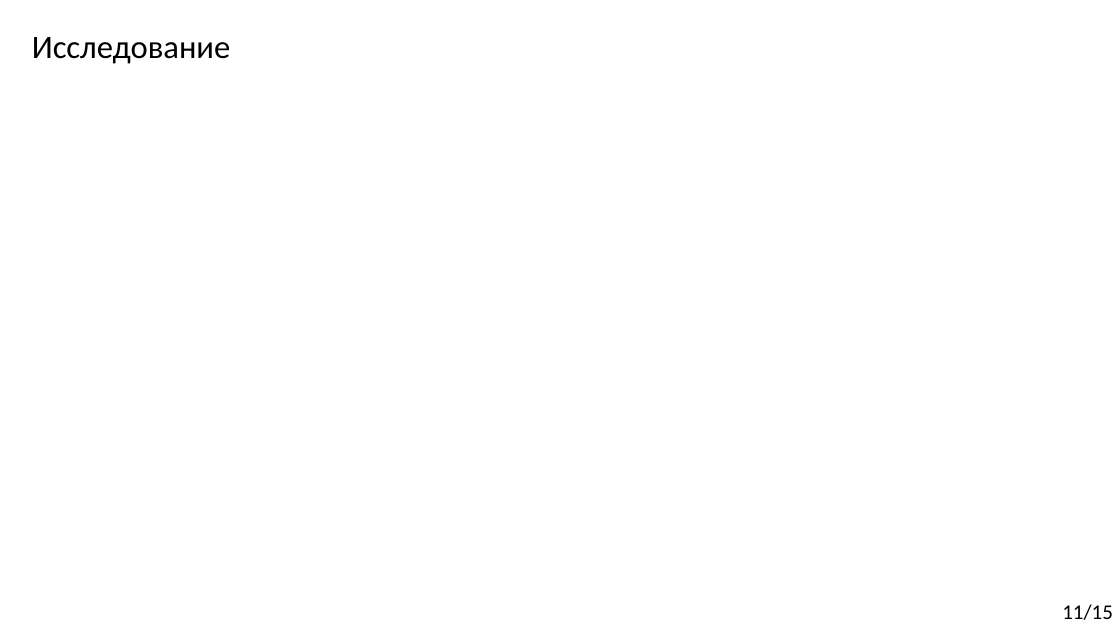
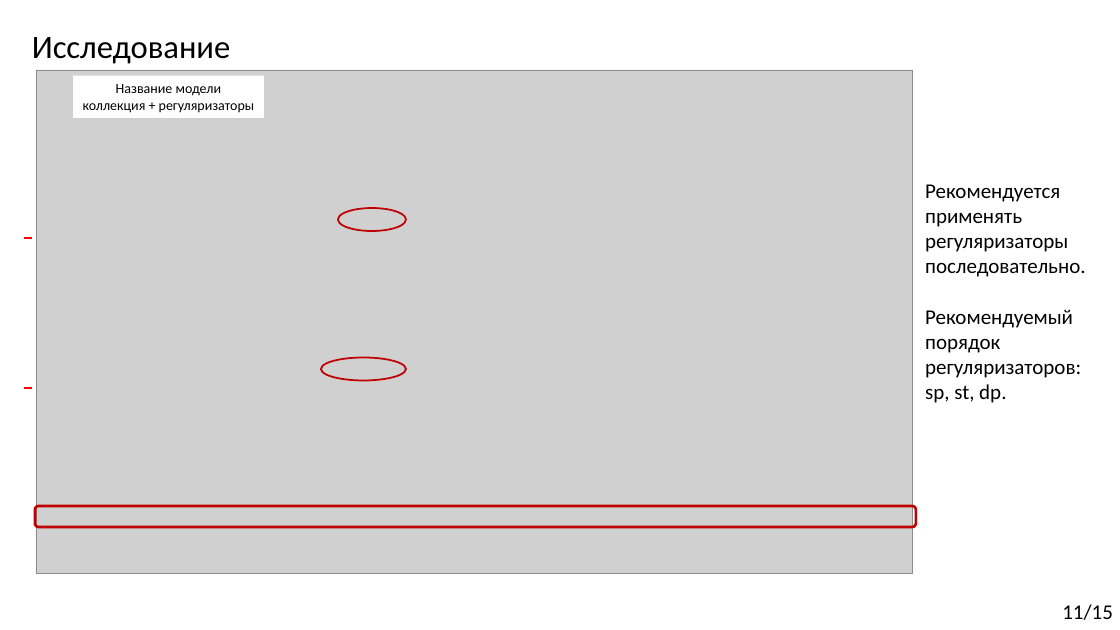
Before and after one commit to Kirmark/bachelor-qualification-work, a slide deck: slide 11 of presentation/presentation.pptx. Drawn at 1120x630 pixels with LibreOffice and Linux fonts; fonts in the diff are those of the drawing; grey boxes stand for pictures; background and template pictures are left out. Boxes give left, top, right and bottom in pixels: in the first picture for what was removed or moved away, otherwise in the second. Text is boxed around its words. In the diff, an @@ line names an element or a change of style, - is before the commit and + after.

```diff
--- a/presentation/presentation.pptx
+++ b/presentation/presentation.pptx
@@ picture added at box(36, 70, 913, 573) @@
@@ rectangle added at box(73, 76, 264, 118), fill #FFFFFF, 12 pt, text #000000 @@
+Название модели
+коллекция + регуляризаторы
@@ ellipse added at box(338, 208, 406, 231), outline #C00000 1.5 pt @@
@@ text added at box(925, 184, 1086, 403), 18 pt, text #000000 @@
+Рекомендуется применять регуляризаторы последовательно.
+Рекомендуемый порядок регуляризаторов:
+sp, st, dp.
@@ line added from (24, 238) to (32, 238), #FF0000 1.5 pt @@
@@ ellipse added at box(321, 358, 406, 381), outline #C00000 1.5 pt @@
@@ line added from (24, 388) to (32, 388), #FF0000 1.5 pt @@
@@ rounded rectangle added at box(35, 506, 917, 527), outline #C00000 2.25 pt @@
```
Also in this commit, not shown: 8 other slides changed, 4 slides added, 4 slides removed, 5 other files.
